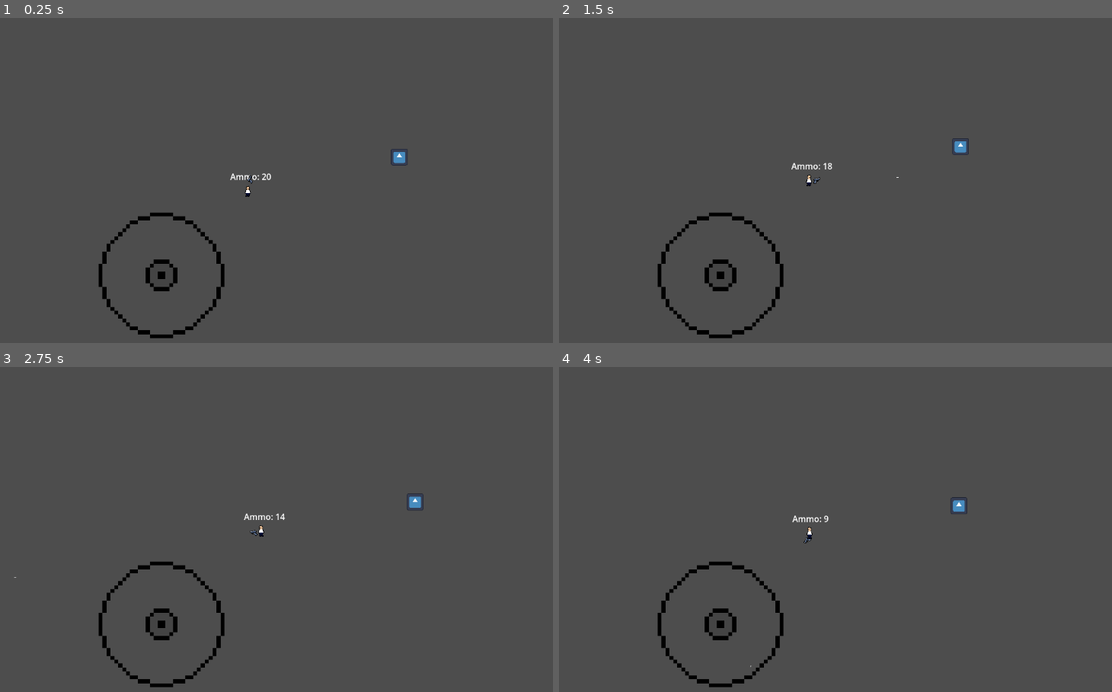
Above: before the commit, frames 1-4 (two rows, left to right).
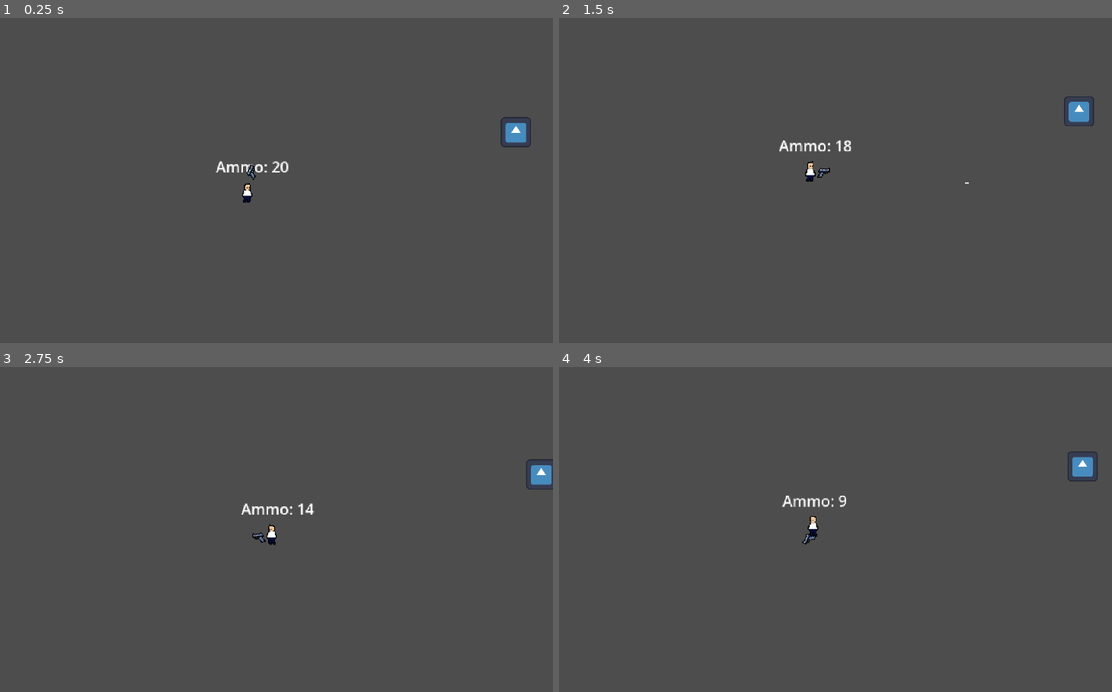
Above: after the commit, the same moments.

Repository: piedevfr/Top-Down-Shooter-Game
Game: Godot game, scene res://Scenes/main.tscn
The game is run twice, just before and just after one commit, with the same random seed, the same clock (stepped at 60 frames per second) and the same inputs. The project has no main scene, so this scene is started directly.
Inputs (mouse positions are in pixels of both pictures, inside the frame that each line leads up to):
- Up to frame 1 (0.25 s): no input
- Up to frame 2 (1.5 s): click (719, 274) at 0.52 s; move the mouse to (940, 170) at 1.27 s; press the mouse at (940, 170) at 1.28 s; hold D (right) from 1.28 s (still down)
- Up to frame 3 (2.75 s): move the mouse to (127, 555) at 2.02 s; release D (right) at 2.03 s; release the mouse at (127, 555) at 2.03 s; hold S (down) from 2.03 s (still down); click (127, 555) at 2.1 s
- Up to frame 4 (4 s): move the mouse to (868, 461) at 2.77 s; release S (down) at 2.78 s; press the mouse at (868, 461) at 2.78 s; hold D (right) 2.78-3.53 s; move the mouse to (774, 607) at 3.52 s; release the mouse at (774, 607) at 3.53 s; hold W (up) from 3.53 s (still down); click (774, 607) at 3.6 s

The runs differ from the first frame. In frame 1, 1.8% of the frame differs, in the area x 17-97%, y 30-99%; in frame 2, 1.8%, in the area x 17-97%, y 24-99%; in frame 3, 1.8%; in frame 4, 1.8%.

Commit message:
syncing with tab

Diff:
--- a/Scenes/Enemies/Zombie/zombie.tscn
+++ b/Scenes/Enemies/Zombie/zombie.tscn
@@ -4,6 +4,7 @@
 [ext_resource type="Texture2D" uid="uid://daawoja4nvmil" path="res://Assets/Sprites/Demo_Sprites/Slime1_Death_with_shadow.png" id="2_ovjh8"]
 [ext_resource type="Texture2D" uid="uid://br0xp12w0jft8" path="res://Assets/Sprites/Demo_Sprites/Slime1_Run_body.png" id="2_q6bce"]
 [ext_resource type="Script" uid="uid://4ojgiysgg2cu" path="res://Scripts/Classes/Hitbox and Hurtbox/class_Hurtbox.gd" id="3_mab5i"]
+[ext_resource type="Script" uid="uid://dgjuahvt21mt1" path="res://Scripts/Classes/Hitbox and Hurtbox/class_Hitbox.gd" id="5_g82a4"]
 
 [sub_resource type="CircleShape2D" id="CircleShape2D_q6bce"]
 
@@ -154,7 +155,7 @@
 show_health = true
 Speed = 42
 
-[node name="CollisionShape2D" type="CollisionShape2D" parent="." unique_id=574377772]
+[node name="CollisionShape2D - main" type="CollisionShape2D" parent="." unique_id=574377772]
 shape = SubResource("CircleShape2D_q6bce")
 
 [node name="AnimatedSprite2D" type="AnimatedSprite2D" parent="." unique_id=1998757659]
@@ -169,5 +170,14 @@
 script = ExtResource("3_mab5i")
 metadata/_custom_type_script = "uid://4ojgiysgg2cu"
 
-[node name="CollisionShape2D2" type="CollisionShape2D" parent="Hurtbox" unique_id=1439205153]
+[node name="CollisionShape2D - hurt" type="CollisionShape2D" parent="Hurtbox" unique_id=1439205153]
 shape = SubResource("CircleShape2D_q6bce")
+
+[node name="Hitbox" type="Area2D" parent="." unique_id=1294481175]
+script = ExtResource("5_g82a4")
+metadata/_custom_type_script = "uid://dgjuahvt21mt1"
+
+[node name="CollisionShape2D - hit" type="CollisionShape2D" parent="Hitbox" unique_id=748321864]
+shape = SubResource("CircleShape2D_q6bce")
+
+[connection signal="body_entered" from="Hurtbox" to="." method="_on_hurtbox_body_entered"]
--- a/Scenes/Player/player.tscn
+++ b/Scenes/Player/player.tscn
@@ -91,13 +91,16 @@
 
 [node name="Camera2D" type="Camera2D" parent="." unique_id=2022505559]
 position = Vector2(5, -9)
+zoom = Vector2(1.775, 1.775)
 position_smoothing_enabled = true
 position_smoothing_speed = 2.0
 script = ExtResource("4_4weey")
 
 [node name="CanvasLayer" type="CanvasLayer" parent="." unique_id=914990857]
+visible = false
 
 [node name="Joystick" parent="CanvasLayer" unique_id=183930265 instance=ExtResource("5_htcer")]
+visible = false
 position = Vector2(411.00003, 488.00003)
 scale = Vector2(7.442, 7.442)
 
--- a/Scenes/test.tscn
+++ b/Scenes/test.tscn
@@ -7,6 +7,7 @@
 
 [node name="Player" parent="." unique_id=222796903 instance=ExtResource("1_f4unn")]
 position = Vector2(-52, 48)
+mobile = false
 
 [node name="Zombie" parent="." unique_id=427439122 instance=ExtResource("2_jaepq")]
-position = Vector2(86, -21)
+position = Vector2(5, 2)
--- a/Scripts/Classes/Hitbox and Hurtbox/class_Hurtbox.gd
+++ b/Scripts/Classes/Hitbox and Hurtbox/class_Hurtbox.gd
@@ -10,8 +10,10 @@
 
 func _on_area_entered(body : Node2D):
 	if body is Hitbox:
-		hurtbox_entered.emit(body, body.damage_amount)
+		if !is_ancestor_of(body):
+			hurtbox_entered.emit(body, body.damage_amount)
 
 func _on_area_exited(body : Node2D):
 	if body is Hitbox:
-		hurtbox_exited.emit(body, body.damage_amount)
+		if !is_ancestor_of(body):
+			hurtbox_exited.emit(body, body.damage_amount)
--- a/Scripts/Enemy_Scripts/Entity/Entity.gd
+++ b/Scripts/Enemy_Scripts/Entity/Entity.gd
@@ -6,6 +6,7 @@
 @onready var health_label : Label = $Health
 @onready var player : Player
 
+@export var takes_damage : bool =  true
 @export var show_health : bool
 @export var Speed = 20
 @export var health : int = 100
@@ -36,7 +37,8 @@
 	position = position.move_toward(player.position, Speed * delta)
 
 func _on_hurtbox_entered(hitbox : Hitbox, damage : int):
-	health -= damage
+	if takes_damage == true:
+		health -= damage
 
 func die():
 	pass
--- a/Scripts/Enemy_Scripts/Zombie/zombie.gd
+++ b/Scripts/Enemy_Scripts/Zombie/zombie.gd
@@ -1,6 +1,8 @@
 extends Entity
 
 @onready var animated_sprite: AnimatedSprite2D = $AnimatedSprite2D
+@onready var hitbox: Hitbox = $Hitbox
+
 var state : String = "follow"
 
 func _physics_process(delta: float) -> void:
@@ -9,6 +11,7 @@
 	if state == "death":
 		if animated_sprite.frame == 10:
 			queue_free()
+	print("existing")
 
 func follow(delta : float):
 	move_to_player(delta)
@@ -16,4 +19,10 @@
 
 func die():
 	state = "death"
+	takes_damage = false
+	show_health = false
 	animated_sprite.play("Die")
+
+func _on_hurtbox_body_entered(body: Node2D) -> void:
+	if body is Player:
+		print("ar")
--- a/Scripts/UI Scripts/joystick.gd
+++ b/Scripts/UI Scripts/joystick.gd
@@ -23,7 +23,6 @@
 	else:
 		global_position = lerp(global_position, parent.global_position, return_speed * delta)
 		parent.posVector = Vector2(0, 0)
-	print(parent.posVector)
 
 
 func _on_button_button_down() -> void:
